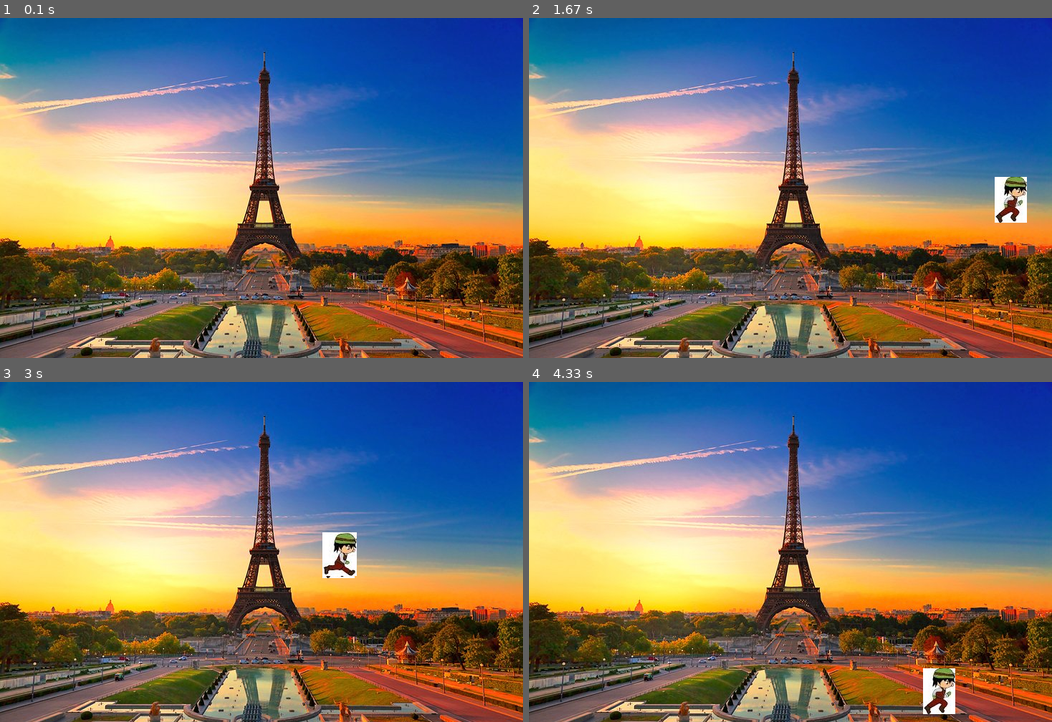
Above: before the commit, frames 1-4 (two rows, left to right).
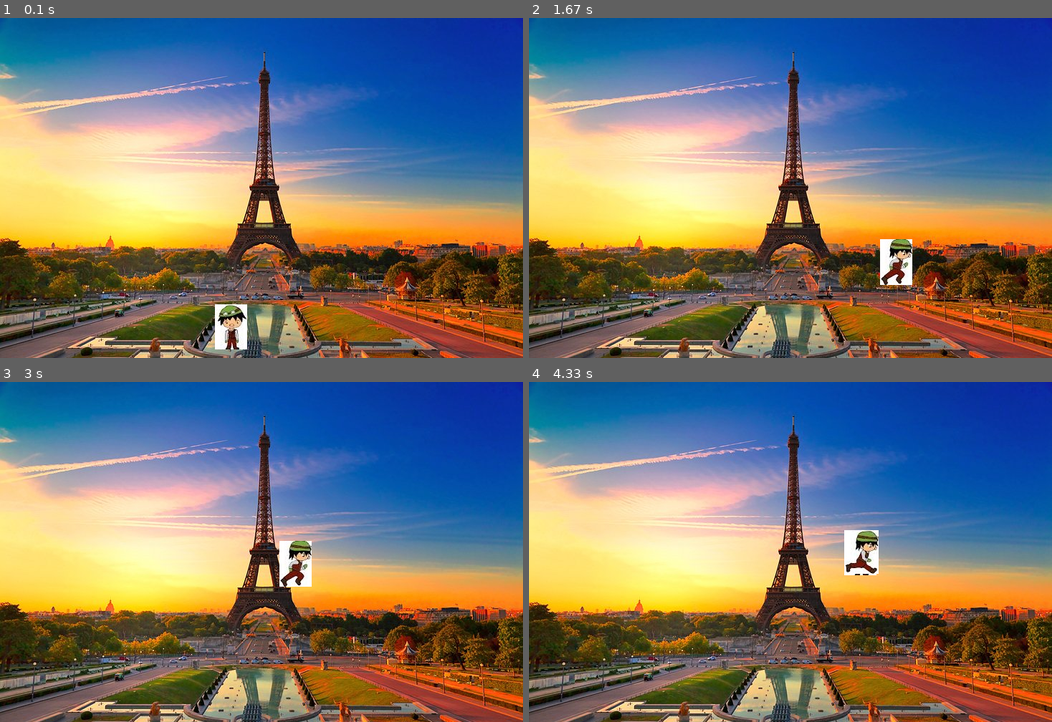
Above: after the commit, the same moments.

Repository: fradkins24/GameDesign
Game: pygame game, started from movingCharacters.py
Same seed, same stepped clock (60 frames per second), same inputs: the game is played once before the commit and once after it.
Inputs:
- Up to frame 1 (0.1 s): no input
- Up to frame 2 (1.67 s): hold Space 0.33-0.8 s; hold Right 0.33-0.8 s; hold Right 0.83-1.3 s; tap Space at 0.9, 1.2, 1.4 s; hold Right from 1.33 s (still down)
- Up to frame 3 (3 s): tap Space at 1.7, 1.9, 2.2, 2.47, 2.9 s; release Right at 1.8 s; hold Left 1.83-2.37 s; hold Left 2.4-2.8 s; hold Right from 2.83 s (still down)
- Up to frame 4 (4.33 s): tap Space at 3.2, 3.57, 3.87, 4.07 s; release Right at 3.47 s; hold Left 3.5-3.97 s; hold Right from 4 s (still down)

The runs differ from the first frame. In frame 1, 0.8% of the frame differs, in the area x 41-48%, y 84-98%; in frame 2, 1.6%; in frame 3, 1.7%; in frame 4, 1.7%, in the area x 60-82%, y 43-98%.

Commit message:
11/16/2020 learned in class how to move with list

Diff:
--- a/movingCharacters.py
+++ b/movingCharacters.py
@@ -7,30 +7,52 @@
 HIEGHT=475
 x=300
 y=400
-speed=50
+speed=10
 t=90
 jump=False
 high=10
+clock=pygame.time.Clock()
 #defining characters
-walkR=pygame.image.load("Sprites\kneeR.jpg")
-walkR2=pygame.image.load("Sprites\leapR.jpg")
-walkL=pygame.image.load("Sprites\kneeL.jpg")
-walkL2=pygame.image.load("Sprites\leapL.jpg")
+forw=pygame.image.load("Sprites\kneeR.jpg")
+walkR=[pygame.image.load("Sprites\kneeR.jpg"),pygame.image.load("Sprites\leapR.jpg")]
+#walkR2=pygame.image.load("Sprites\leapR.jpg")
+walkL=[pygame.image.load("Sprites\kneeL.jpg"),pygame.image.load("Sprites\leapL.jpg")]
+#walkL2=pygame.image.load("Sprites\leapL.jpg")
 stand=pygame.image.load("Sprites\stand.jpg")
 screen=pygame.display.set_mode((WIDTH,HIEGHT)) #tuple
 background=pygame.image.load("francepic.png")
 
-w=walkR.get_width() #width of charcater
+w=forw.get_width() #width of charcater
 
 pygame.display.set_caption("Testing Characters") #title
 pygame.display.update()
+#control left and right
+left=False
+right=False
+#control list
+walkcount=0
+def redrawWindow(): #function for re-setting background and character
+    global walkcount #makes sure it's using walkcount we created
 
-def redrawWindow(): #function for re-setting background and character
     screen.blit(background,(0,0))
     pygame.display.update()
     screen.blit(stand,(x,y))
     pygame.display.update()
+    if walkcount+1>=6:
+        walkcount=0
+
+    if left: #three pixels per pic then change
+        screen.blit(walkL[walkcount//3], (x,y))
+        walkcount+=1
+    elif right:
+        screen.blit(walkR[walkcount//3], (x,y))
+        walkcount+=1
+    else:
+        screen.blit(stand, (x,y))
+        walkcount=0
+    pygame.display.update()
 while run:
+    clock.tick(15)
     # screen.blit(stand,(x,y))
     # pygame.display.update()
     for i in pygame.event.get(): #picks up anything that happens on screen
@@ -38,34 +60,29 @@
             run=False
 
     pressed=pygame.key.get_pressed()
-
-    if pressed[pygame.K_RIGHT]:
-        screen.blit(walkR,(x,y))
-        pygame.display.update()
-        pygame.time.delay(t) #pause to see both chacraters(running)
-        screen.blit(walkR2,(x,y))
-        pygame.display.update()
-        pygame.time.delay(t)
-        if x+w<WIDTH:
-            x+=speed
-    if pressed[pygame.K_LEFT]:
-        screen.blit(walkL,(x,y))
-        pygame.display.update()
-        pygame.time.delay(t) #pause to see both chacraters(running)
-        screen.blit(walkL2,(x,y))
-        pygame.display.update()
-        pygame.time.delay(t)
-        if x>0:
-            x-=speed
+    #moving left and right
+    if pressed[pygame.K_RIGHT] and x+w<WIDTH:
+        x+=speed
+        left=False
+        right=True
+    elif pressed[pygame.K_LEFT] and x>0:
+        x-=speed
+        left=True
+        right=False
+    else:
+        left=False
+        right=False
+        walkcount=0
     if not(jump): #jumpimg
         if pressed[pygame.K_SPACE]:
             jump=True
+            left=False
+            right=False
+            walkcount=0
     elif high>=-10:
         y-=(high*abs(high))/2
         high-=1
     else:
         high=10
         jump=False
-#BECAUSE OF DELAY ON RUNNING, JUMPIMG IS VERY SLOW
-#ASK HOW TO FIX IT
     redrawWindow() #calling function
